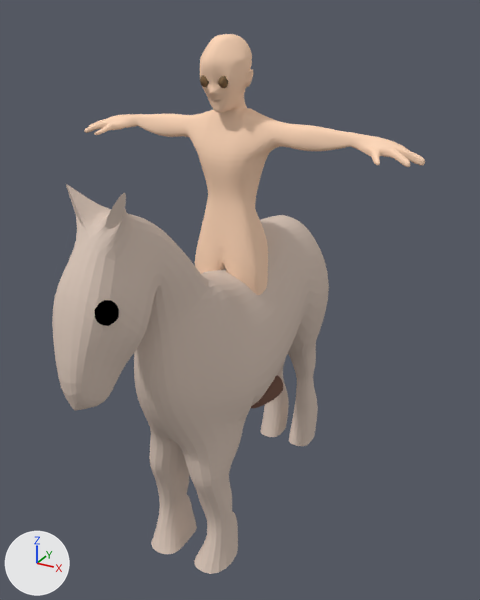
Renders of the Blender file development/graphics/characters/human/male/young/mounted night watch/mounted-male.blend from each side of a commit.
Before and after are seen from a camera (50 mm lens) standing at (4.0, -7.07, 6.84) and looking at (0.24, -0.25, 3.43). Every picture has the same lights, and +X, +Y and +Z are marked at lower left.

Objects in the first picture: 'Figure', 'Horse', 'boot.L', 'eye.R', 'scalp'.
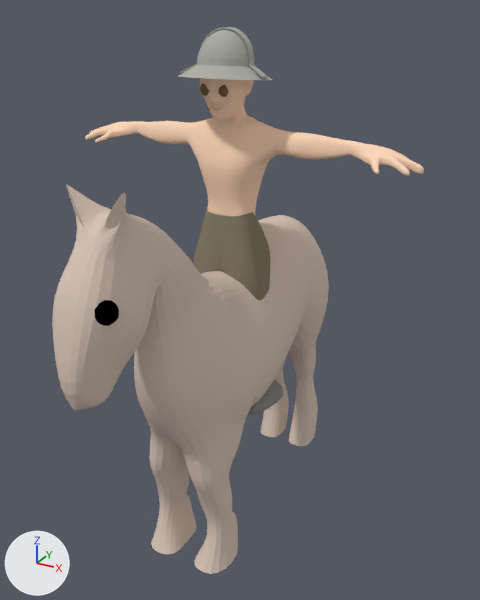
Boxes (x1, y1, x2, y2) around the edits, measured in the pictures (480 x 600 px):
'Figure', moved
    before: (84, 34, 425, 295)
    after: (85, 78, 424, 216)
'trousers', added (brown)
    after: (193, 209, 270, 300)
'helmet', added
    after: (179, 27, 272, 80)
'scalp', moved
    before: (210, 34, 254, 98)
    after: (211, 79, 253, 101)
'boot.L', moved
    before: (251, 375, 283, 408)
    after: (248, 379, 283, 414)
'eye.R', moved
    before: (200, 75, 209, 87)
    after: (200, 83, 209, 96)

The change in detail:
Material 'helmetMaterial' (mat_helmetmaterial) is new.
Its base color is (0.427, 0.427, 0.388) (grey #afafa7).
Material 'trousersMaterial' (mat_trousersmaterial) is new.
Its base color is (0.251, 0.216, 0.149) (brown #89806c).
Mesh me_sphere_002 is new.
It has 405 vertices, 402 faces and spans x -1.67..1.67, y -1.67..1.67, z -0.35..1.08.
It uses material mat_helmetmaterial (grey #afafa7).
Mesh me_cube_001 is new.
It has 214 vertices, 160 faces, 45 loose edges and spans x -2.49..2.49, y -1.1..1.09, z -2.86..1.06.
It uses material mat_trousersmaterial (its picture is missing).
Object 'eye.R' (ob_eye_r) moves from (-0.11, -0.39, 6.09) to (-0.11, -0.39, 6.0).
Object 'Figure' (ob_figure) moves from (0.0, -0.02, 4.96) to (0.0, -0.02, 4.87).
Object 'scalp' (ob_scalp) moves from (0.0, -0.02, 4.83) to (0.0, -0.02, 4.74).
Object 'boot.L' (ob_boot_l) moves from (0.38, 0.11, 2.2) to (0.38, 0.11, 2.11).
Object 'helmet' (ob_helmet) is new; it shows me_sphere_002.
Its location is (0.0, -0.14, 6.24).
Its rotation in degrees is (-4.5, 0, 0).
Its scale is (0.328, 0.329, 0.38).
Object 'trousers' (ob_trousers) is new; it shows me_cube_001.
Its location is (0.0, -0.02, 4.87).
Its scale is (0.204, 0.397, 0.922).
It gains a SUBSURF modifier named 'Subsurf'.
Modifier setting: render_levels = 5.
